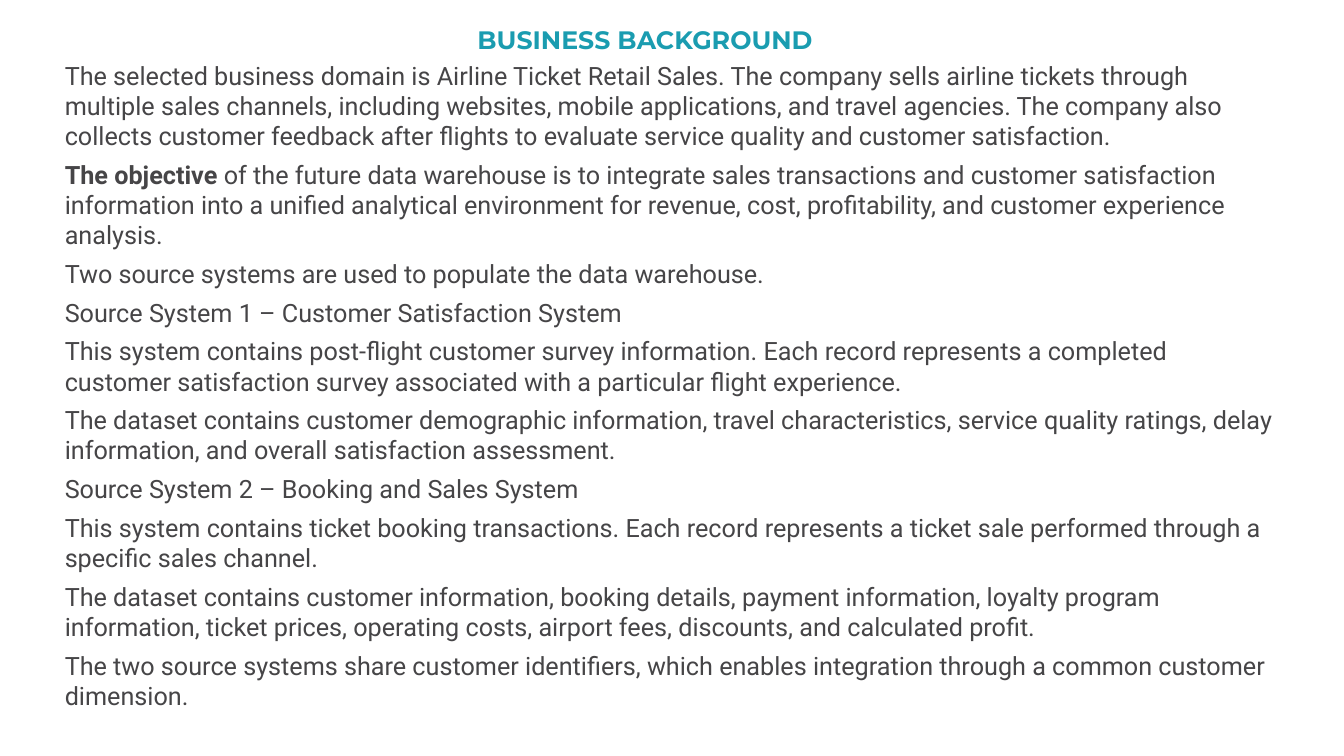
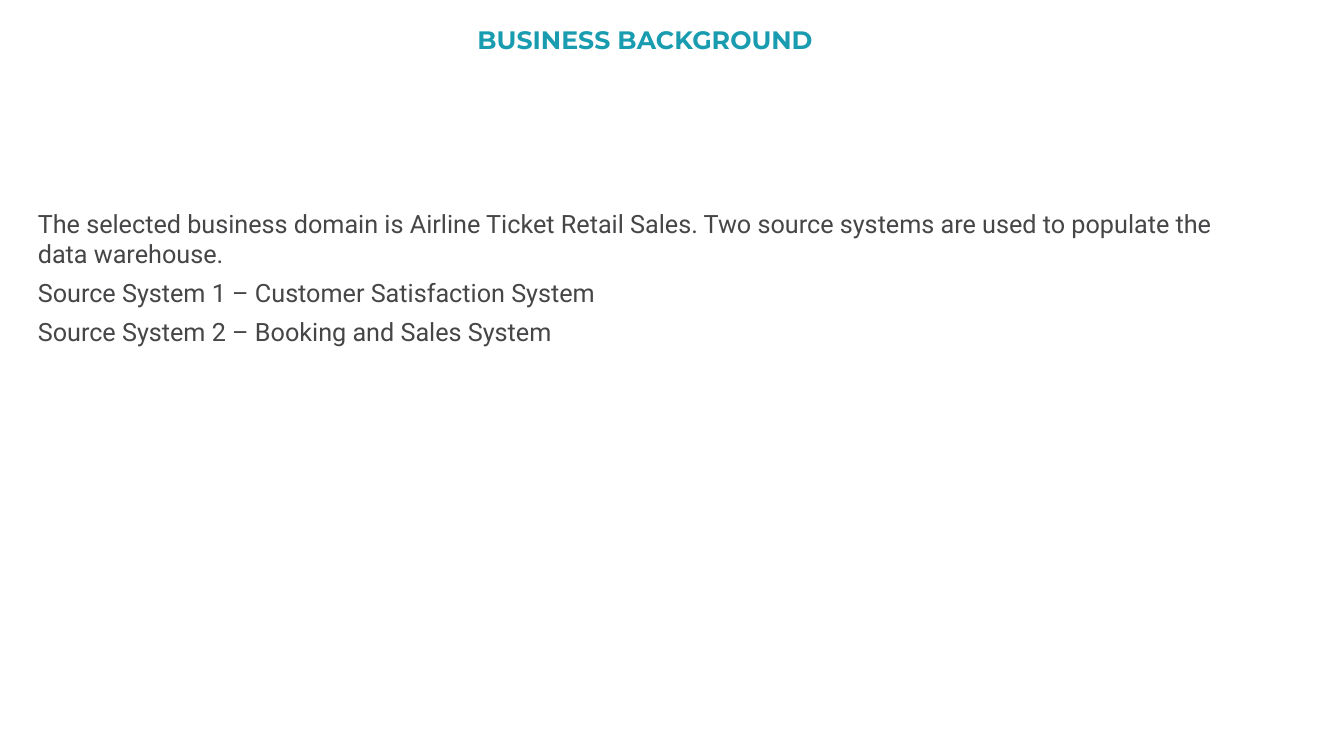
Before and after one commit to bsolovei25/Bohdan_Solovei_SP26, a slide deck: slide 2 of FinalTask/DWHPresentation.pptx. Drawn at 1344x756 pixels with LibreOffice and Linux fonts; fonts in the diff are those of the drawing. Boxes give left, top, right and bottom in pixels: in the first picture for what was removed or moved away, otherwise in the second. Text is boxed around its words. In the diff, an @@ line names an element or a change of style, - is before the commit and + after.

```diff
--- a/FinalTask/DWHPresentation.pptx
+++ b/FinalTask/DWHPresentation.pptx
@@ text "The selected business domain is ...": place and size @@
-text "The selected business domain is ..." at box(65, 66, 1272, 706)
+text "The selected business domain is ..." at box(38, 214, 1211, 347)
@@ text at box(38, 214, 1211, 264): text changed @@
-The selected business domain is Airline Ticket Retail Sales. The company sells airline tickets through multiple sales channels, including websites, mobile applications, and travel agencies. The company also collects customer feedback after flights to evaluate service quality and customer satisfaction.
-The objective of the future data warehouse is to integrate sales transactions and customer satisfaction information into a unified analytical environment for revenue, cost, profitability, and customer experience analysis.
-Two source systems are used to populate the data warehouse.
+The selected business domain is Airline Ticket Retail Sales. Two source systems are used to populate the data warehouse.
@@ text at box(65, 341, 1272, 463): paragraphs removed @@
-This system contains post-flight customer survey information. Each record represents a completed customer satisfaction survey associated with a particular flight experience.
-The dataset contains customer demographic information, travel characteristics, service quality ratings, delay information, and overall satisfaction assessment.
@@ text at box(65, 518, 1264, 706): paragraphs removed @@
-This system contains ticket booking transactions. Each record represents a ticket sale performed through a specific sales channel.
-The dataset contains customer information, booking details, payment information, loyalty program information, ticket prices, operating costs, airport fees, discounts, and calculated profit.
-The two source systems share customer identifiers, which enables integration through a common customer dimension.
```
Also in this commit, not shown: 2 other slides changed, 5 slides added, 1 slide removed.
